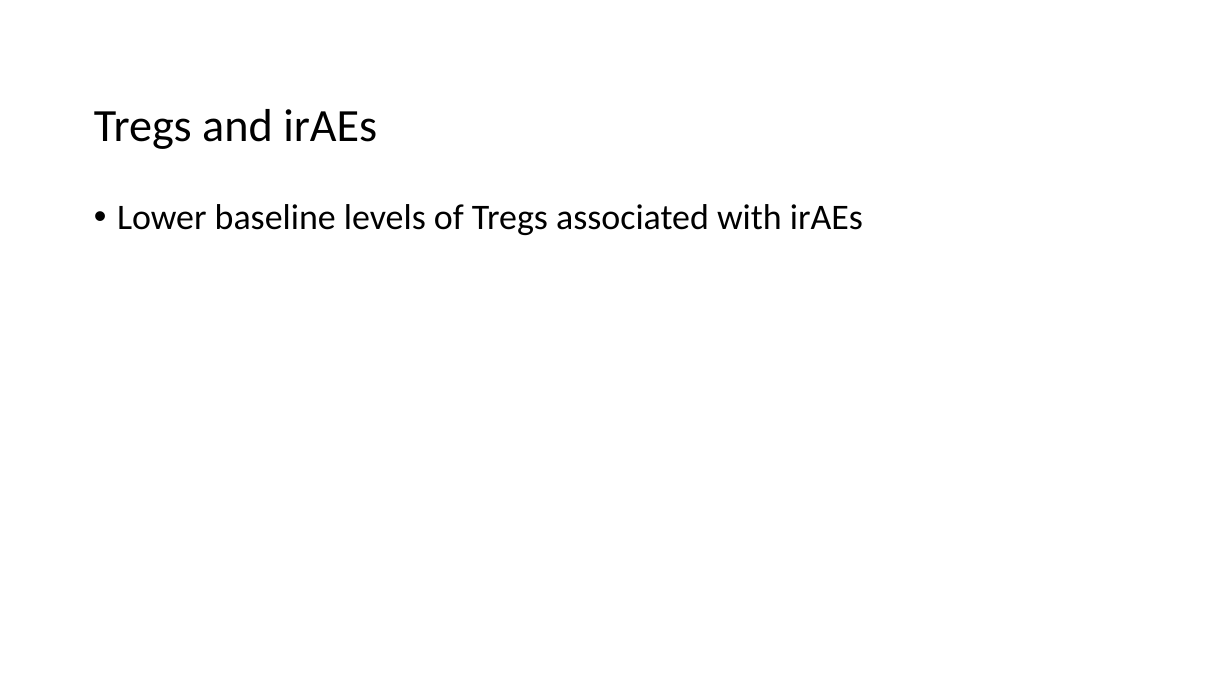
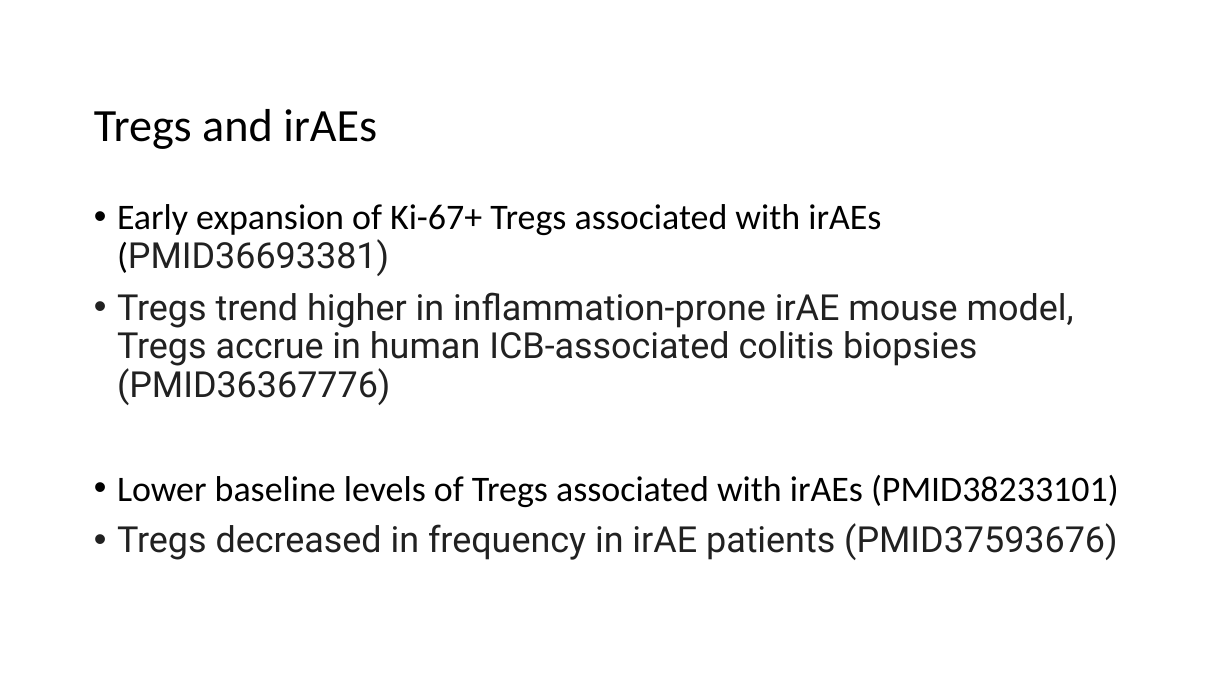
Before and after one commit to tybottorff/bottorffdocs, a slide deck: slide 3 of presentations/weekly_meetings/3_14_24.pptx. Drawn at 1232x693 pixels with LibreOffice and Linux fonts; fonts in the diff are those of the drawing. Boxes give left, top, right and bottom in pixels: in the first picture for what was removed or moved away, otherwise in the second. Text is boxed around its words. In the diff, an @@ line names an element or a change of style, - is before the commit and + after.

Commit message:
Update slides

```diff
--- a/presentations/weekly_meetings/3_14_24.pptx
+++ b/presentations/weekly_meetings/3_14_24.pptx
@@ text at box(117, 204, 1119, 560): text changed; font Calibri to Roboto; text colour #000000 to #212121 @@
-• Lower baseline levels of Tregs associated with irAEs
+• Early expansion of Ki-67+ Tregs associated with irAEs (PMID36693381)
+• Tregs trend higher in inflammation-prone irAE mouse model, Tregs accrue in human ICB-associated colitis biopsies (PMID36367776)
+• Lower baseline levels of Tregs associated with irAEs (PMID38233101)
+• Tregs decreased in frequency in irAE patients (PMID37593676)
```
Also in this commit, not shown: 1 other slide changed.
